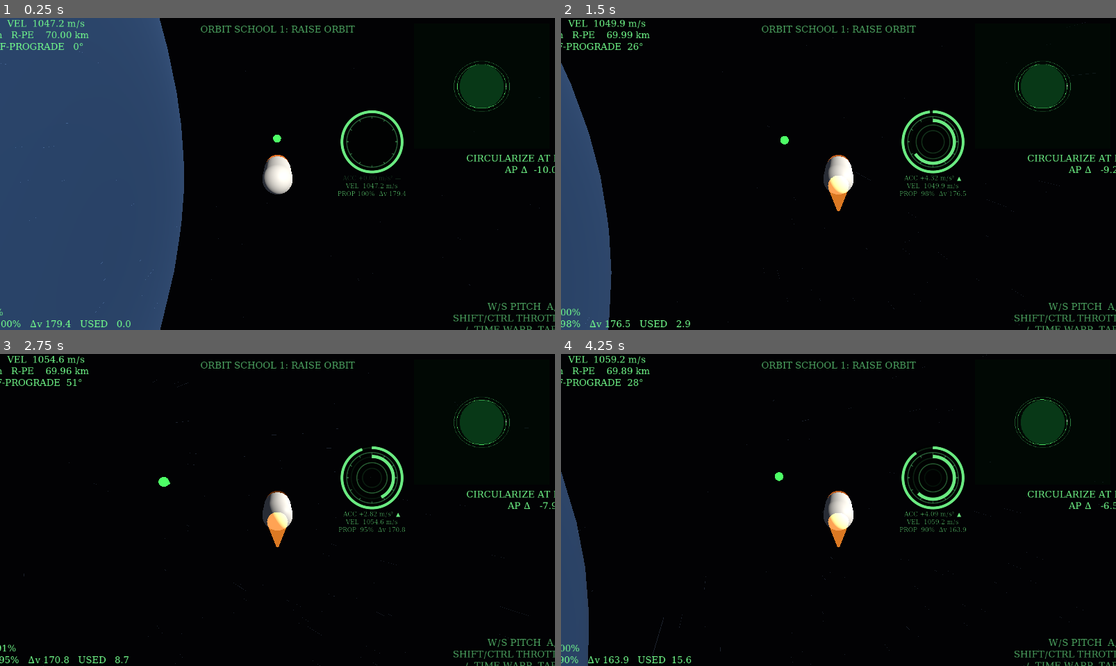
Above: before the commit, frames 1-4 (two rows, left to right).
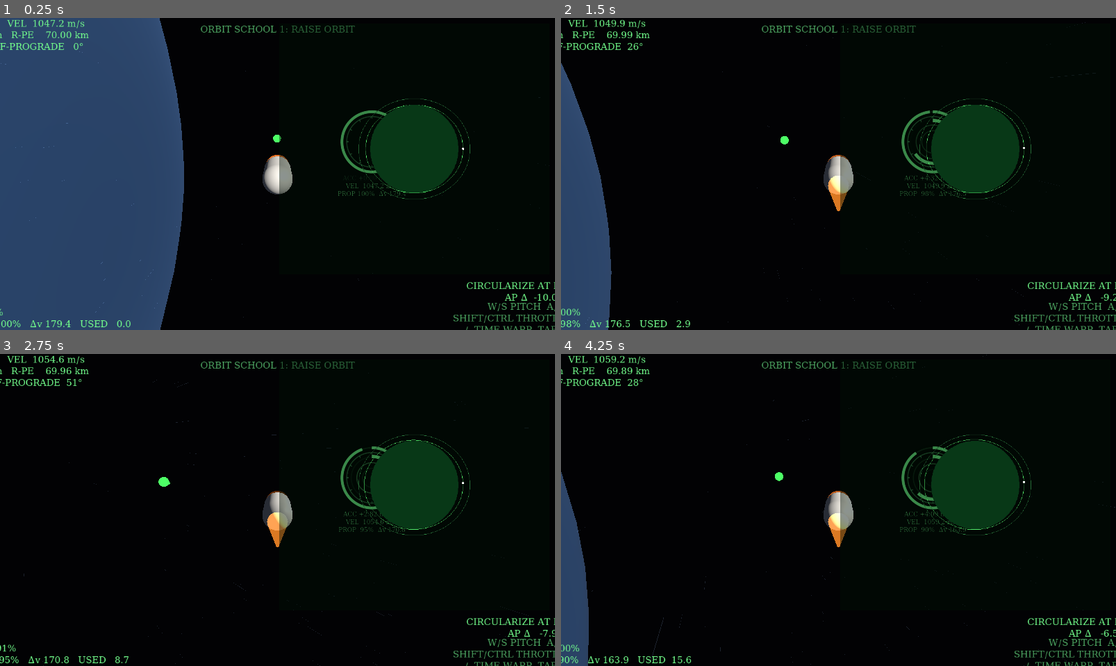
Above: after the commit, the same moments.

Repository: metaphox/orbit-game
Game: Godot game, scene res://src/main.tscn
Two runs of this game, one before a commit and one after it. Both use one fixed random seed, a clock stepped at 60 frames per second and the inputs below.
Inputs (mouse positions are in pixels of both pictures, inside the frame that each line leads up to):
- Up to frame 1 (0.25 s): no input
- Up to frame 2 (1.5 s): tap Enter at 0.5 s; move the mouse to (960, 158) at 0.52 s; hold D 0.53-1.25 s; hold Shift 0.53-1.25 s; click (960, 158) at 0.67 s; drag from (727, 189) to (810, 236) at 1.27 s
- Up to frame 3 (2.75 s): move the mouse to (333, 441) at 2.02 s; hold D from 2.03 s (still down); tap Ctrl at 2.1 s
- Up to frame 4 (4.25 s): release D at 2.75 s; drag from (810, 572) to (672, 463) at 2.77 s; move the mouse to (1005, 556) at 3.52 s; hold A from 3.53 s (still down); tap Z at 3.6 s

The runs differ from the first frame. In frame 1, 5.7% of the frame differs, in the area x 50-100%, y 2-91%; in frame 2, 5.8%; in frame 3, 5.8%; in frame 4, 5.8%.

Commit message:
feat(ui): quadruple minimap area to 560x520
Co-Authored-By: Claude Fable 5 <noreply@anthropic.com>
Claude-Session: https://claude.ai/code/session_01Si14hy6xLe5ZAnmGr97DC6

Diff:
--- a/src/ui/hud.gd
+++ b/src/ui/hud.gd
@@ -24,8 +24,8 @@
 	objective_label = _label(Control.PRESET_TOP_RIGHT, GREEN)
 	objective_label.horizontal_alignment = HORIZONTAL_ALIGNMENT_RIGHT
 	# leave the top-right corner itself to the minimap
-	objective_label.offset_top += 280
-	objective_label.offset_bottom += 280
+	objective_label.offset_top += 545
+	objective_label.offset_bottom += 545
 	engine_label = _label(Control.PRESET_BOTTOM_LEFT, GREEN)
 	help_label = _label(Control.PRESET_BOTTOM_RIGHT, DIM_GREEN)
 	help_label.horizontal_alignment = HORIZONTAL_ALIGNMENT_RIGHT
@@ -93,15 +93,15 @@
 	minimap_root = Control.new()
 	minimap_root.mouse_filter = Control.MOUSE_FILTER_IGNORE
 	add_child(minimap_root)
-	# pin to the top-right corner explicitly: 280x260, 12 px margin
+	# pin to the top-right corner explicitly: 560x520, 12 px margin
 	minimap_root.anchor_left = 1.0
 	minimap_root.anchor_right = 1.0
 	minimap_root.anchor_top = 0.0
 	minimap_root.anchor_bottom = 0.0
-	minimap_root.offset_left = -292.0
+	minimap_root.offset_left = -572.0
 	minimap_root.offset_right = -12.0
 	minimap_root.offset_top = 12.0
-	minimap_root.offset_bottom = 272.0
+	minimap_root.offset_bottom = 532.0
 	minimap_root.grow_horizontal = Control.GROW_DIRECTION_BEGIN
 	minimap_root.grow_vertical = Control.GROW_DIRECTION_END
 
